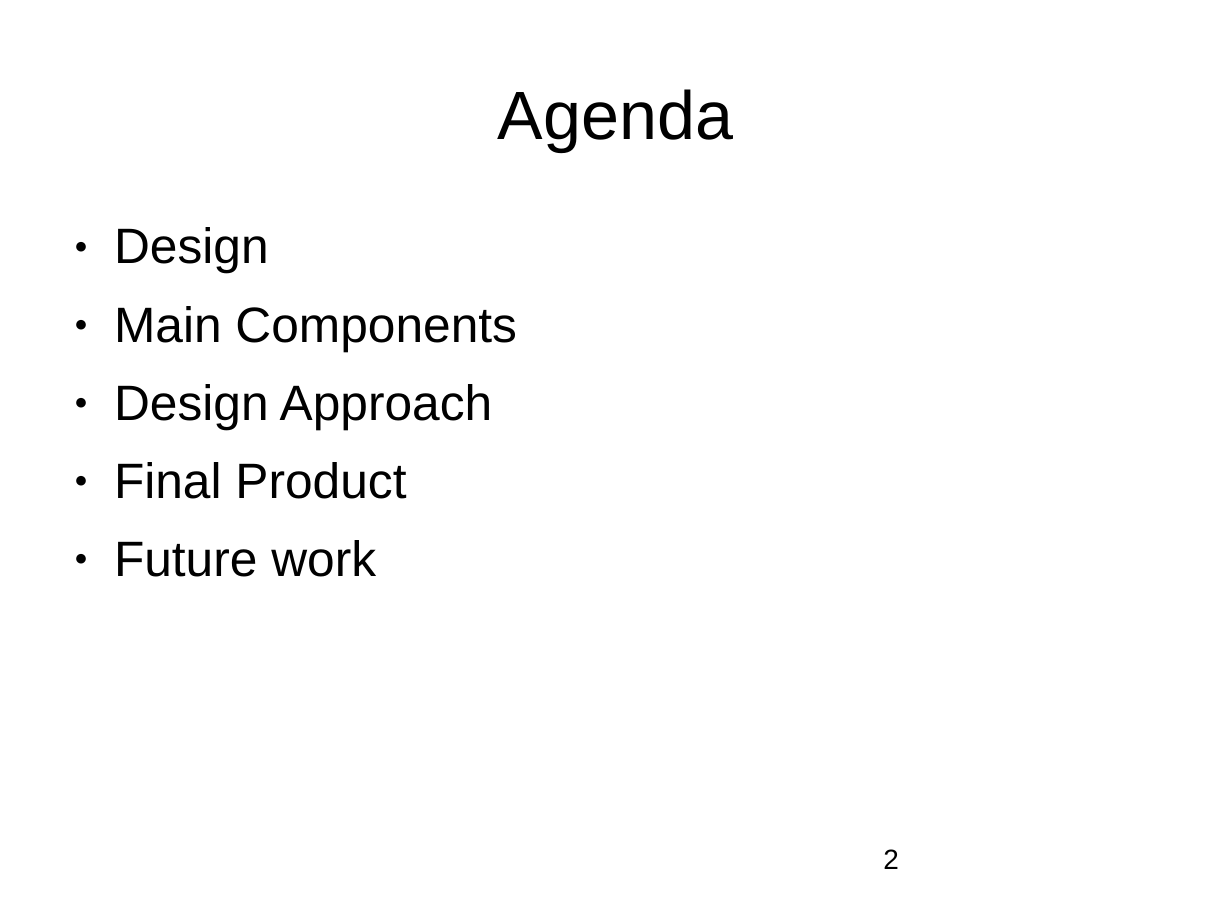
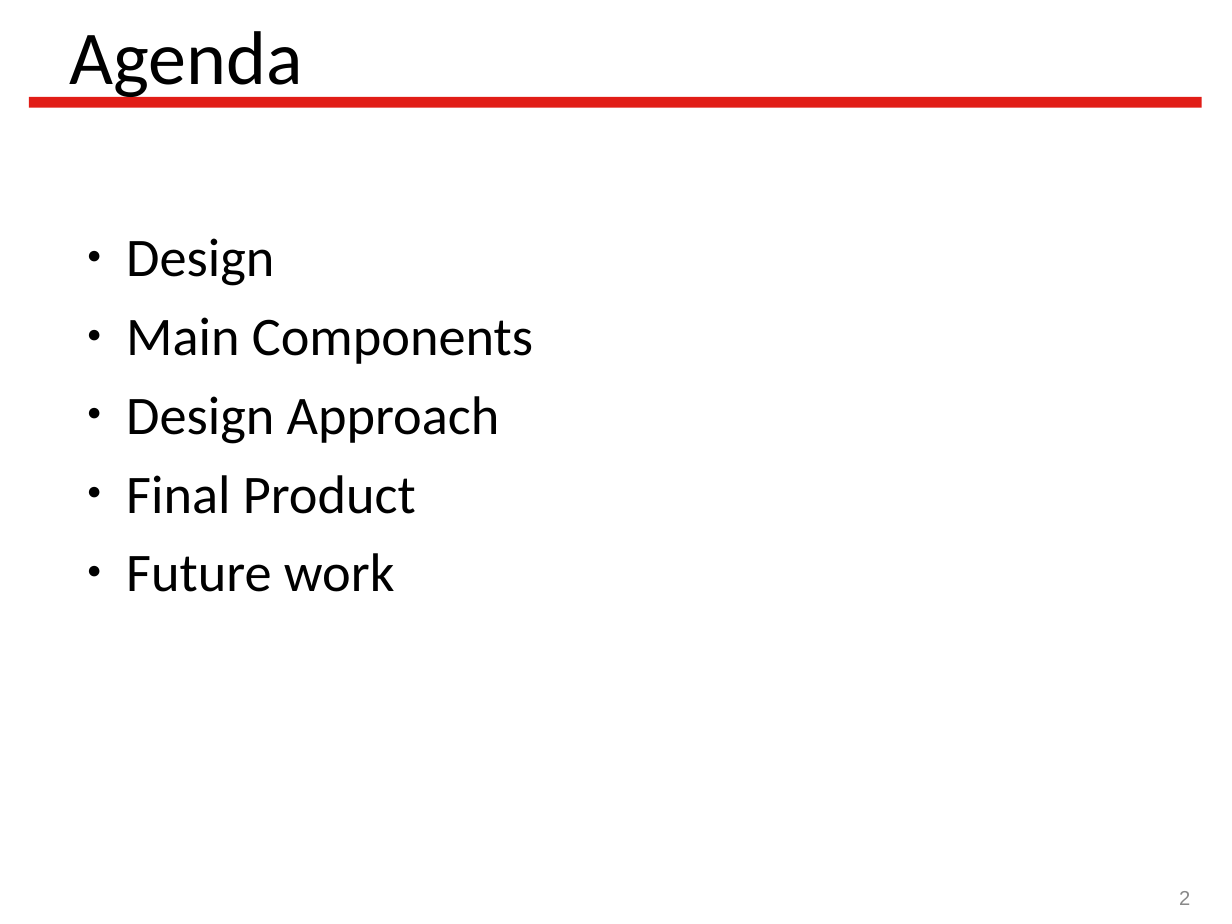
Before and after one commit to Latootoo/ECSE_548, a slide deck: slide 2 of Reports/presentation/Vlsi_project_presentation.ppt. Drawn at 1232x924 pixels with LibreOffice and Linux fonts; fonts in the diff are those of the drawing; background and template pictures are left out. Boxes give left, top, right and bottom in pixels: in the first picture for what was removed or moved away, otherwise in the second. Text is boxed around its words. In the diff, an @@ line names an element or a change of style, - is before the commit and + after.

Commit message:
ppt theme updated

```diff
--- a/Reports/presentation/Vlsi_project_presentation.ppt
+++ b/Reports/presentation/Vlsi_project_presentation.ppt
@@ title "Agenda": place and size @@
-title "Agenda" at [498,89,733,151]
+title "Agenda" at [70,31,303,102]
@@ title "Agenda" at [70,31,303,102]: size 44 to 49 pt, font Arial to Calibri; alignment centre to left; line spacing 0.94 to 1 @@
@@ line added from (29, 102) to (1202, 102), #E11D17 7 pt @@
@@ text "Design" at [126,238,533,592]: size 32 to 35 pt, font Arial to Calibri; line spacing 0.94 to 1; less space between paragraphs @@
@@ page number: place and size @@
-page number at [883,849,899,869]
+page number at [1179,891,1190,905]
@@ page number at [1179,891,1190,905]: size 18 to 13 pt, text colour #000000 to #898989; alignment left to right; vertical alignment top to middle @@
```
Also in this commit, not shown: 6 other slides changed.
